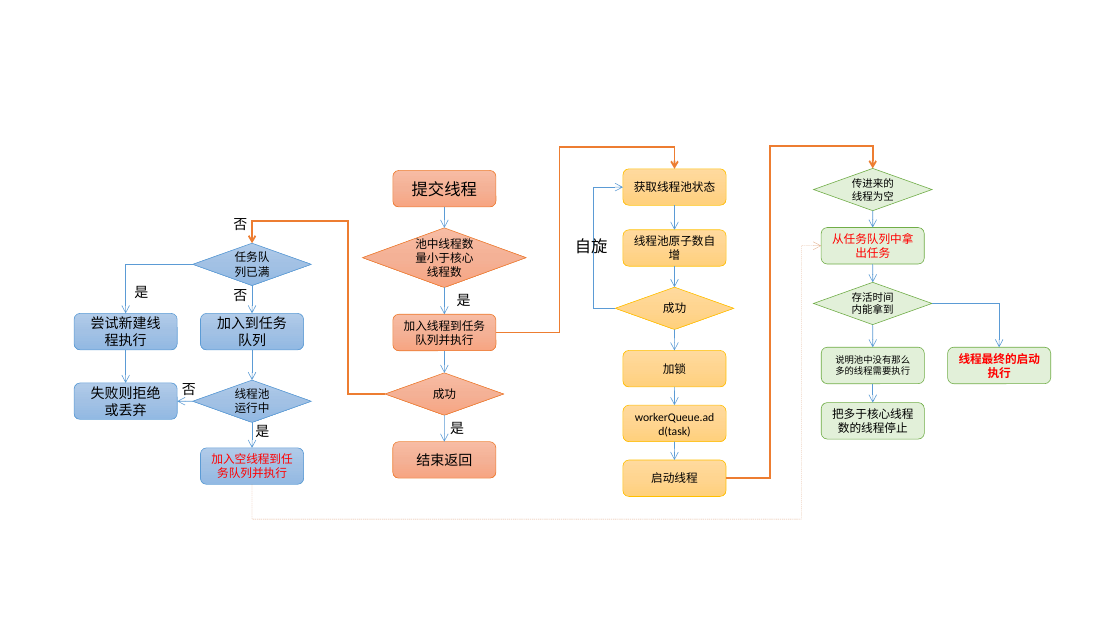
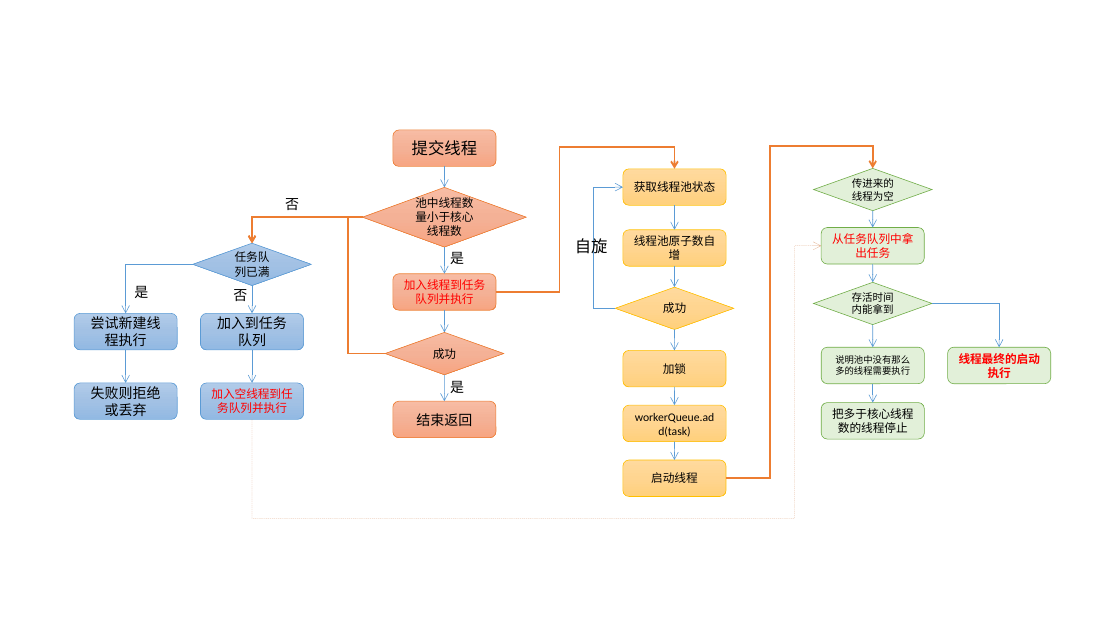
Before and after one commit to caesar-empereur/read-book, a slide deck: slide 1 of photo-source/ThreadlPoolExecutor.pptx. Drawn at 1120x630 pixels with LibreOffice and Linux fonts; fonts in the diff are those of the drawing. Boxes give left, top, right and bottom in pixels: in the first picture for what was removed or moved away, otherwise in the second. Text is boxed around its words. In the diff, an @@ line names an element or a change of style, - is before the commit and + after.

Commit message:
dfgdfgfghgfjghjh

```diff
--- a/photo-source/ThreadlPoolExecutor.pptx
+++ b/photo-source/ThreadlPoolExecutor.pptx
@@ elbow arrow moved from (496, 333) - (675, 169) to (496, 292) - (675, 169) @@
@@ text "否": place and size @@
-text "否" at [233,218,247,230]
+text "否" at [285,198,299,210]
@@ elbow arrow moved from (386, 394) - (252, 244) to (363, 218) - (252, 244) @@
@@ elbow arrow added from (386, 354) to (252, 244), #ED7D31 1.5 pt @@
@@ elbow arrow moved from (252, 485) - (822, 246) to (252, 419) - (822, 246) @@
@@ text "是": place and size @@
-text "是" at [457,294,471,306]
+text "是" at [450,252,464,264]
@@ rounded rectangle "加入线程到任务队列并执行" at [393,274,497,310]: text colour #000000 to #FF0000 @@
@@ 4 arrows, 3 rounded rectangles, 2 diamonds, 1 text: place and size @@
-4 arrows, 3 rounded rectangles, 2 diamonds, 1 text at [363,171,527,478]
+4 arrows, 3 rounded rectangles, 2 diamonds, 1 text at [363,130,527,438]
@@ arrow moved from (252, 423) - (252, 448) to (252, 350) - (252, 383) @@
@@ arrow removed from (252, 350) to (252, 381) @@
@@ text removed at [182,383,196,398] @@
-否
@@ diamond removed at [193,381,312,423] @@
-线程池运行中
@@ rounded rectangle "加入空线程到任务队列并执行": place and size @@
-rounded rectangle "加入空线程到任务队列并执行" at [201,448,304,484]
+rounded rectangle "加入空线程到任务队列并执行" at [201,383,304,419]
@@ arrow removed from (193, 402) to (177, 402) @@
@@ text removed at [255,425,269,437] @@
-是
```
